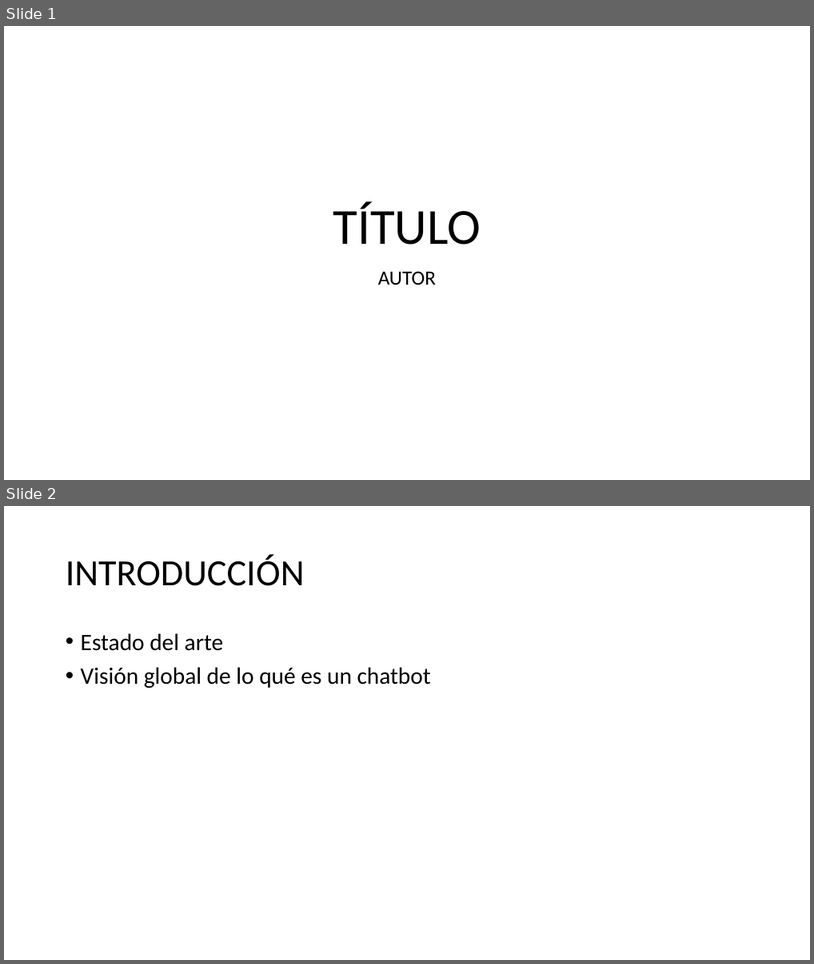
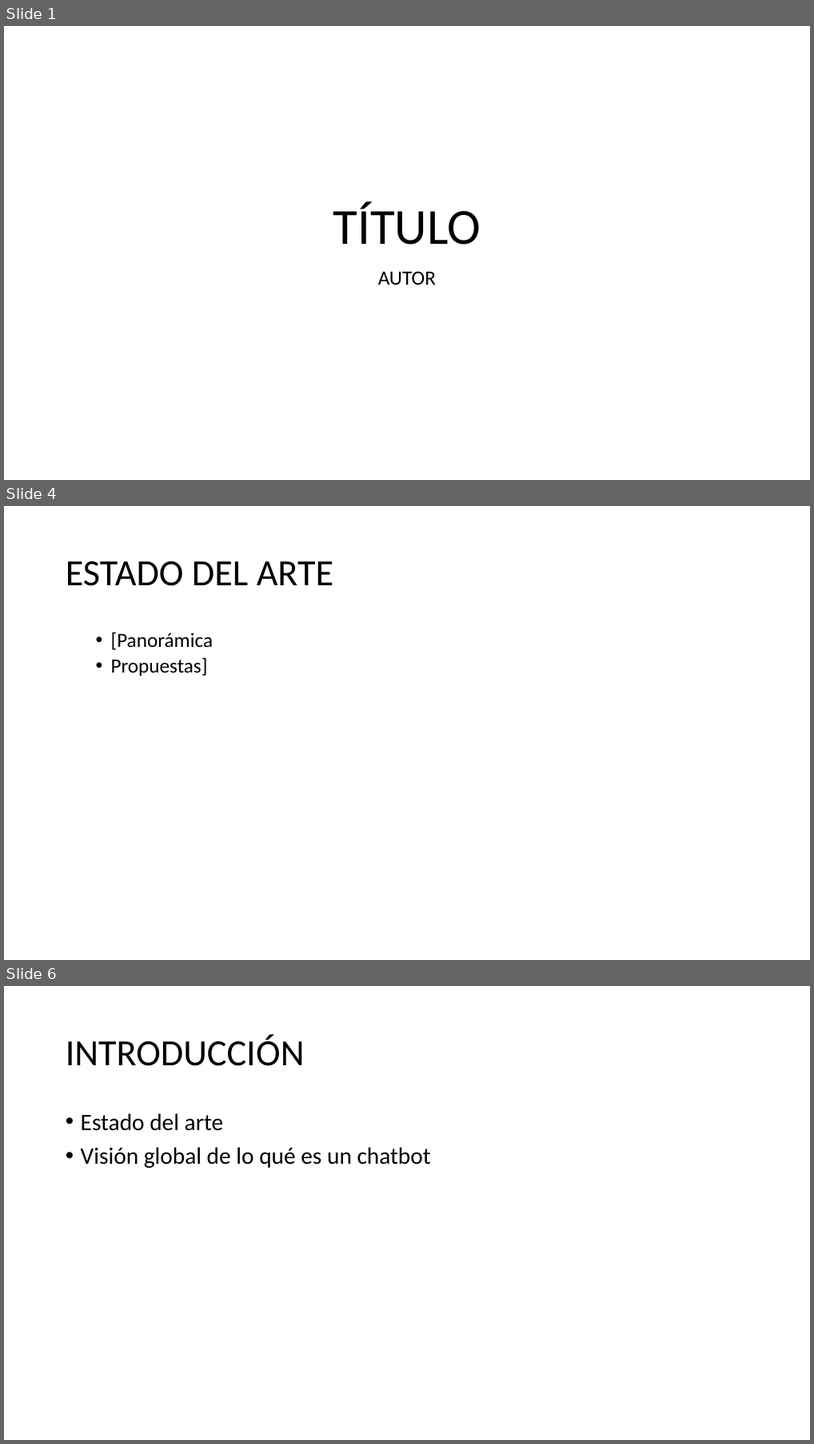
Before and after one commit to tonny94/MCB, a slide deck: Documentos/Presentación.pptx. Shown one above the other, each under a label of ours: slides 1 and 2 before the commit, slides 1, 4 and 6 after it; the slides between them are not shown. The pictures are 814x964 and 814x1444 pixels, drawn with LibreOffice and Linux fonts; fonts in the diff are those of the drawing. Boxes give left, top, right and bottom in pixels: in the first picture for what was removed or moved away, otherwise in the second. Text is boxed around its words. In the diff, an @@ line names an element or a change of style, - is before the commit and + after.

```diff
--- a/Documentos/Presentación.pptx
+++ b/Documentos/Presentación.pptx
@@ slide 4 added at (4,506,810,960), background #FFFFFF @@
@@ title added at (66,561,334,586), 44 pt, text #000000 @@
+ESTADO DEL ARTE
@@ text added at (111,632,214,676), 24 pt, text #000000 @@
+  • [Panorámica
+  • Propuestas]
@@ what was slide 2 is now slide 6 @@
```
Also in this commit, not shown: 4 other slides added.
